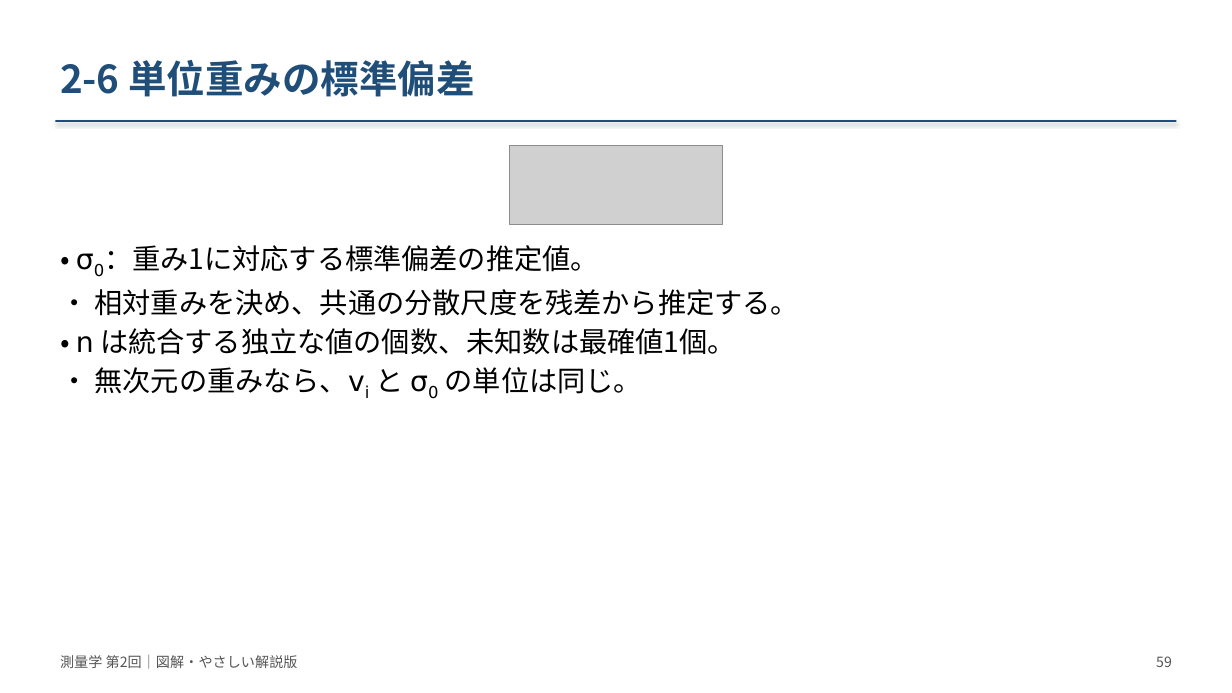
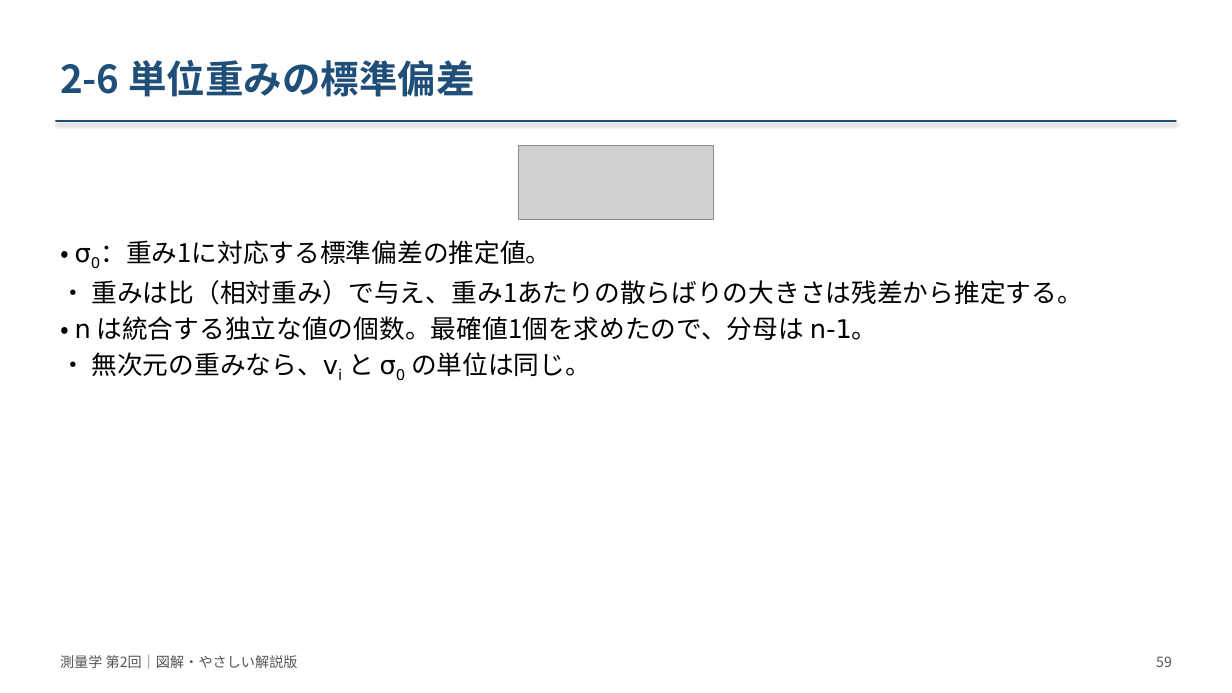
Before and after one commit to NN3210/Lecture, a slide deck: slide 59 of Surveying/materials/slides/第02回_測量の基礎と誤差論/改訂版_20261008/測量学_第02回_図解改訂版.pptx. Drawn at 1232x693 pixels with LibreOffice and Linux fonts; fonts in the diff are those of the drawing; grey boxes stand for pictures. Boxes give left, top, right and bottom in pixels: in the first picture for what was removed or moved away, otherwise in the second. Text is boxed around its words. In the diff, an @@ line names an element or a change of style, - is before the commit and + after.

```diff
--- a/Surveying/materials/slides/第02回_測量の基礎と誤差論/改訂版_20261008/測量学_第02回_図解改訂版.pptx
+++ b/Surveying/materials/slides/第02回_測量の基礎と誤差論/改訂版_20261008/測量学_第02回_図解改訂版.pptx
@@ picture: place and size @@
-picture at (509,146,723,224)
+picture at (518,146,714,219)
@@ text at (91,240,591,376): size 22 to 20 pt in "• σ0：重み1に対応する標準偏差の推定値。", "• 無次元の重みなら、vi と σ0 の単位は同じ。" @@
@@ text at (75,280,1082,340): text changed; size 22 to 20 pt @@
-• 相対重みを決め、共通の分散尺度を残差から推定する。
-• n は統合する独立な値の個数、未知数は最確値1個。
+• 重みは比（相対重み）で与え、重み1あたりの散らばりの大きさは残差から推定する。
+• n は統合する独立な値の個数。最確値1個を求めたので、分母は n-1。
```
Also in this commit, not shown: 4 other slides changed, 13 other files.
